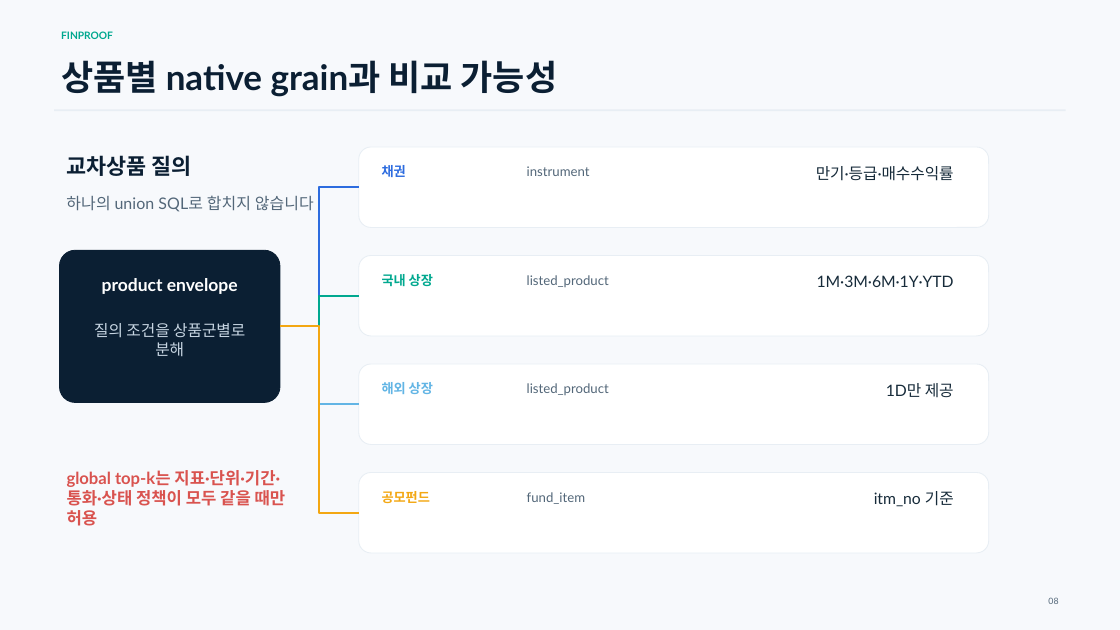
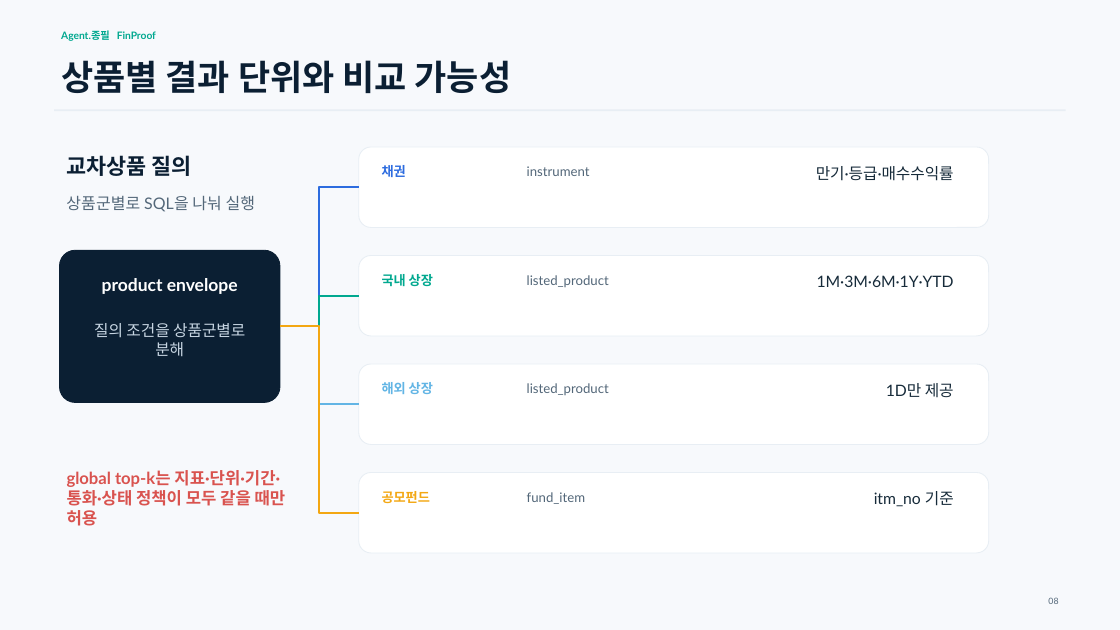
Before and after one commit to tskwak111/mirae_agent, a slide deck: slide 8 of docs/submission/FinProof_Technical_Proposal.pptx. Drawn at 1120x630 pixels with LibreOffice and Linux fonts; fonts in the diff are those of the drawing. Boxes give left, top, right and bottom in pixels: in the first picture for what was removed or moved away, otherwise in the second. Text is boxed around its words. In the diff, an @@ line names an element or a change of style, - is before the commit and + after.

```diff
--- a/docs/submission/FinProof_Technical_Proposal.pptx
+++ b/docs/submission/FinProof_Technical_Proposal.pptx
@@ text at bbox=[61, 30, 156, 41]: text changed @@
-FINPROOF
+Agent.종필 FinProof
@@ text at bbox=[61, 60, 512, 93]: text changed @@
-상품별 native grain과 비교 가능성
+상품별 결과 단위와 비교 가능성
@@ text at bbox=[66, 196, 255, 212]: text changed @@
-하나의 union SQL로 합치지 않습니다
+상품군별로 SQL을 나눠 실행
```
Also in this commit, not shown: 12 other slides changed, 2 slides added, 2 slides removed, 8 other files.
